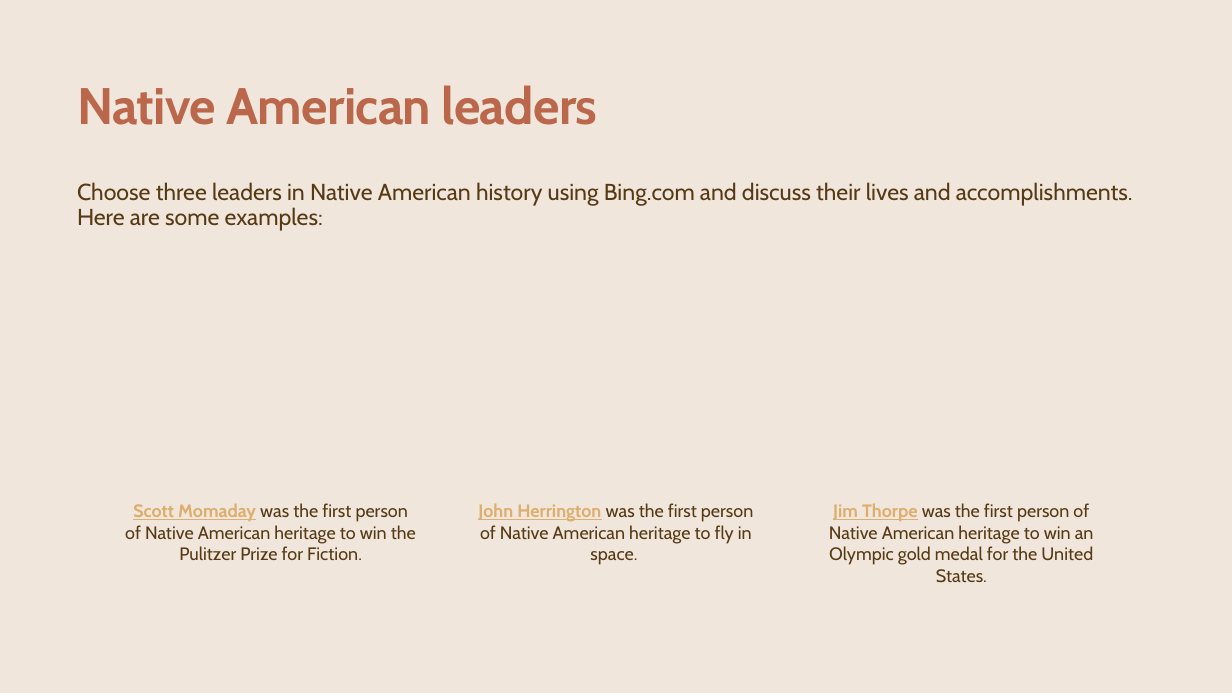
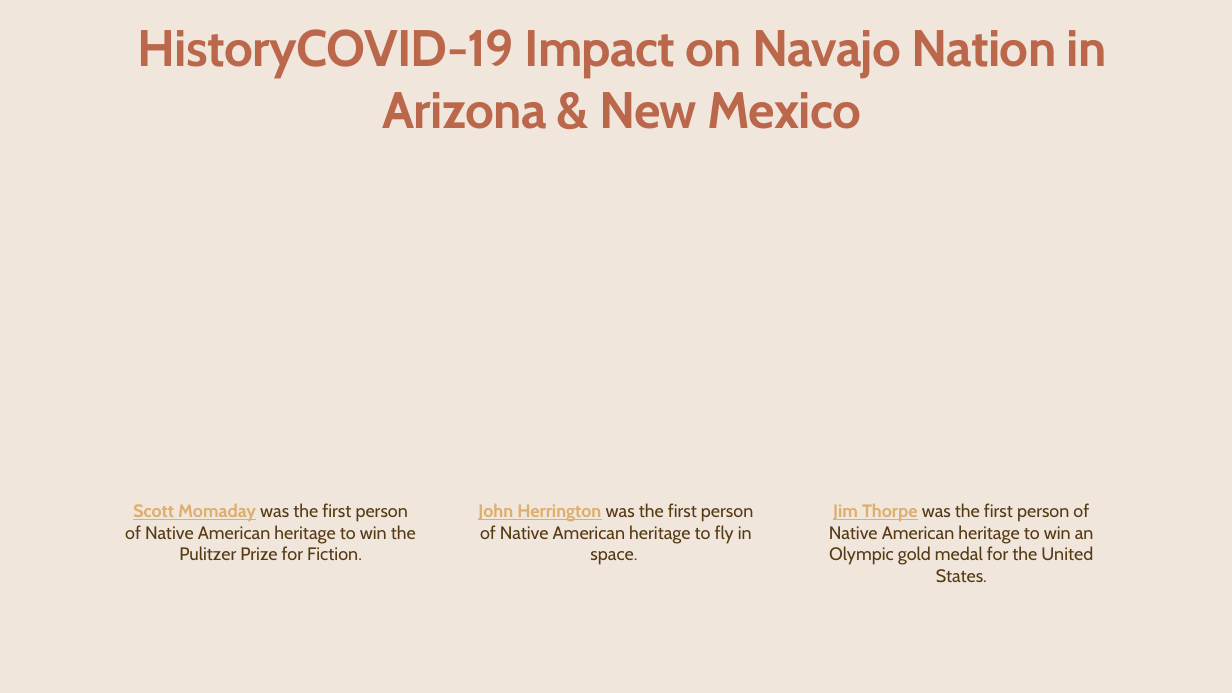
Before and after one commit to CCostenbader/Covid-19-effects-on-the-Navajo-Nation-Indian-Tribe, a slide deck: slide 18 of FinalPP.pptx (slide 6 before the commit). Drawn at 1232x693 pixels with LibreOffice and Linux fonts; fonts in the diff are those of the drawing. Boxes give left, top, right and bottom in pixels: in the first picture for what was removed or moved away, otherwise in the second. Text is boxed around its words. In the diff, an @@ line names an element or a change of style, - is before the commit and + after.

```diff
--- a/FinalPP.pptx
+++ b/FinalPP.pptx
@@ text added at [138, 29, 1107, 129], 40 pt, text #BB674B, bold @@
+HistoryCOVID-19 Impact on Navajo Nation in Arizona & New Mexico
@@ title removed at [77, 85, 597, 125] @@
-Native American leaders
@@ text removed at [77, 182, 1133, 231] @@
-Choose three leaders in Native American history using Bing.com and discuss their lives and accomplishments. Here are some examples:
```
Also in this commit, not shown: 4 other slides changed, 41 slides added, 6 slides removed, 1 other file.
